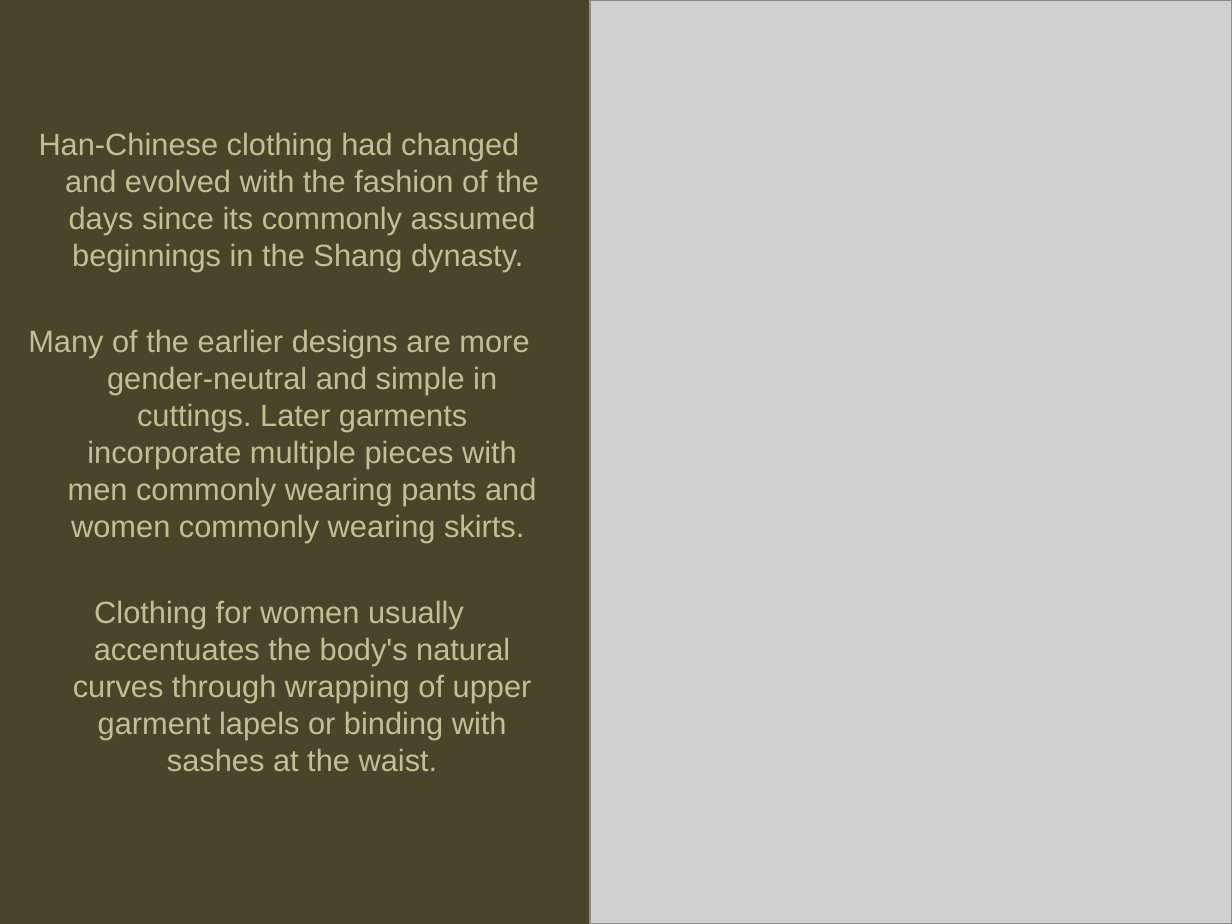
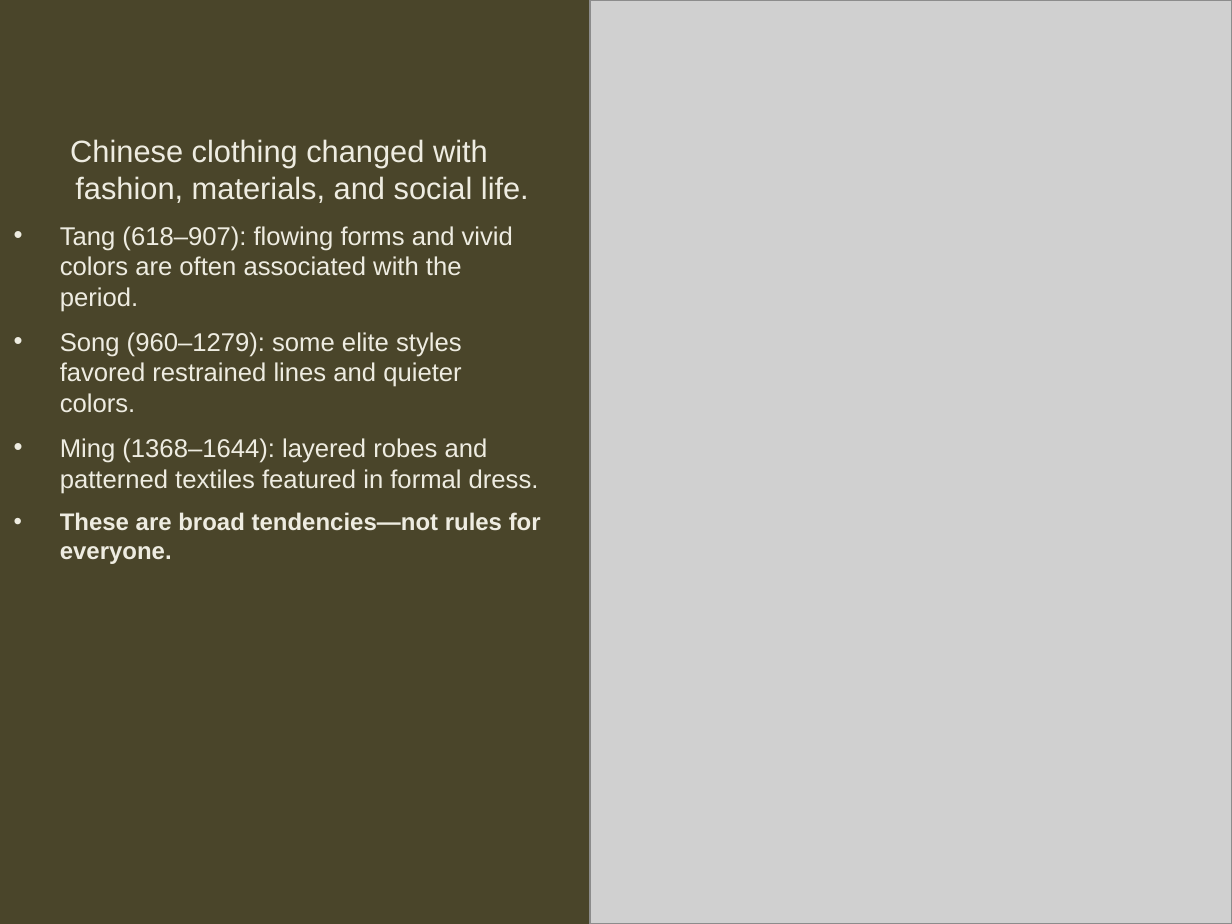
Before and after one commit to loxdpsy/pptx, a slide deck: slide 6 of ancientchineseclothinghk.pptx (slide 14 before the commit). Drawn at 1232x924 pixels with LibreOffice and Linux fonts; fonts in the diff are those of the drawing; grey boxes stand for pictures. Boxes give left, top, right and bottom in pixels: in the first picture for what was removed or moved away, otherwise in the second. Text is boxed around its words. In the diff, an @@ line names an element or a change of style, - is before the commit and + after.

```diff
--- a/ancientchineseclothinghk.pptx
+++ b/ancientchineseclothinghk.pptx
@@ text at (60, 139, 541, 564): text changed; size 18 to 15 pt; text colour #C4BD97 to #EEECE1 @@
-Han-Chinese clothing had changed and evolved with the fashion of the days since its commonly assumed beginnings in the Shang dynasty.
-Many of the earlier designs are more gender-neutral and simple in cuttings. Later garments incorporate multiple pieces with men commonly wearing pants and women commonly wearing skirts.
-Clothing for women usually accentuates the body's natural curves through wrapping of upper garment lapels or binding with sashes at the waist.
+Chinese clothing changed with fashion, materials, and social life.
+• Tang (618–907): flowing forms and vivid colors are often associated with the period.
+• Song (960–1279): some elite styles favored restrained lines and quieter colors.
+• Ming (1368–1644): layered robes and patterned textiles featured in formal dress.
+• These are broad tendencies—not rules for everyone.
```
Also in this commit, not shown: 6 other slides changed, 3 slides added, 28 slides removed.
